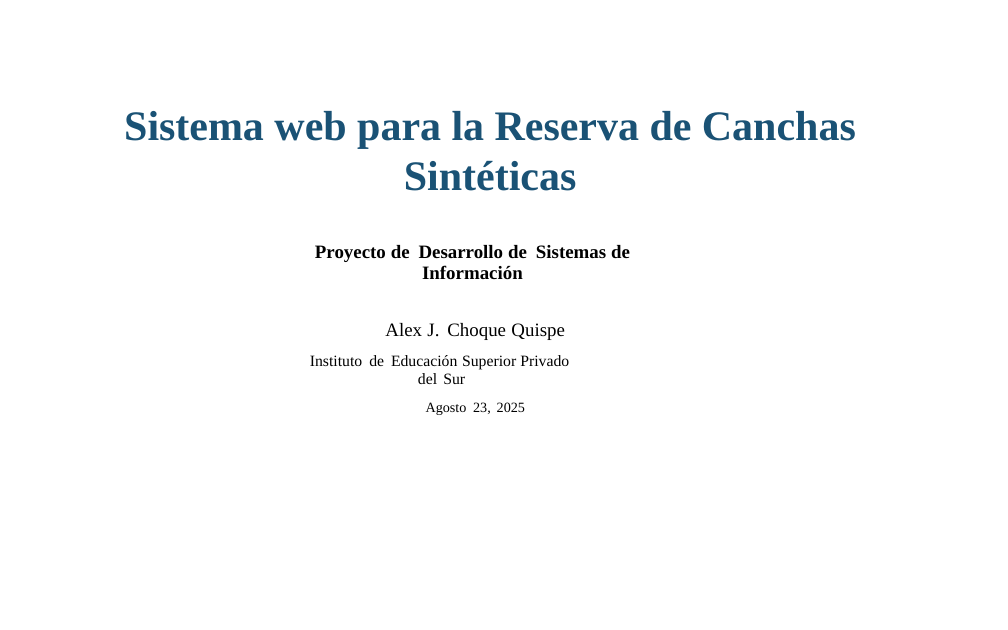
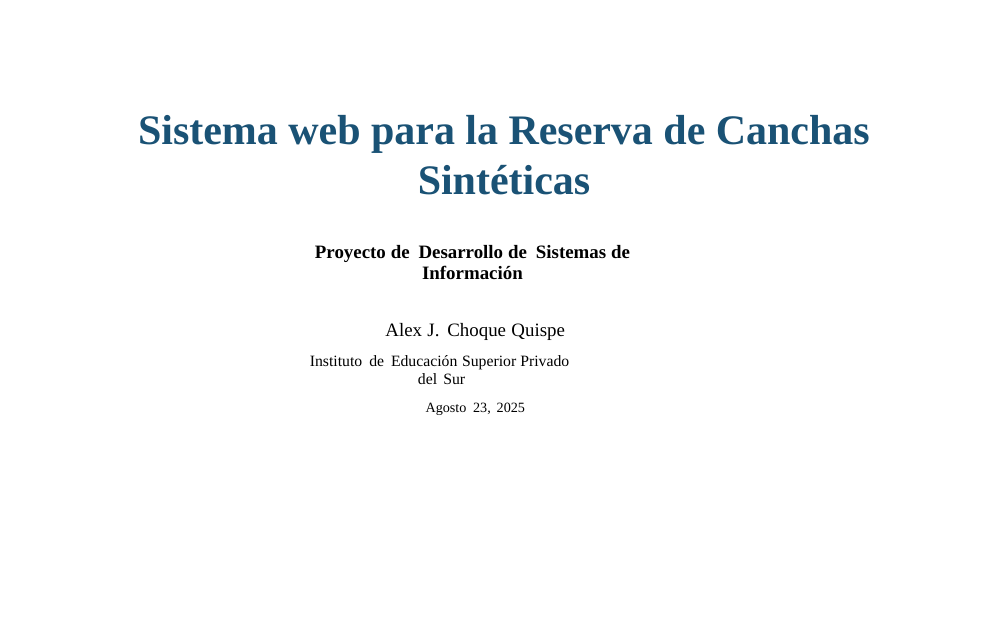
Before and after one commit to aquipe99/Proyecto, a slide deck: slide 1 of Sis_Reservas_Alex.pptx. Drawn at 1008x630 pixels with LibreOffice and Linux fonts; fonts in the diff are those of the drawing. Boxes give left, top, right and bottom in pixels: in the first picture for what was removed or moved away, otherwise in the second. Text is boxed around its words. In the diff, an @@ line names an element or a change of style, - is before the commit and + after.

```diff
--- a/Sis_Reservas_Alex.pptx
+++ b/Sis_Reservas_Alex.pptx
@@ text "Sistema web para la Reserva ..." moved from (x1=124, y1=111, x2=856, y2=191) to (x1=138, y1=115, x2=870, y2=195) @@
```
Also in this commit, not shown: 1 other slide changed, 3 other files.
